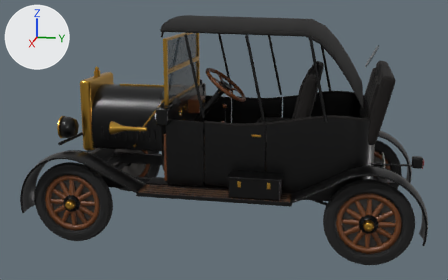
A saved change to the glTF model data/models/runabout_t/runabout_t.glb.
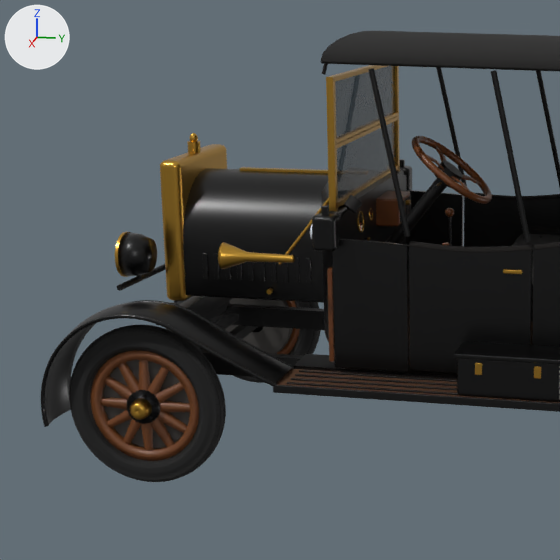
The first picture shows the older version from a 50 mm lens placed at (5.55, 1.05, 2.2), pointed at (0.05, -0.05, 0.82). The close-ups show the older and then the newer version on the part from 0% to 62% of the width and 0% to 100% of the height of that picture. Only the edits that show in the close-ups are written down. The axes (+X, +Y, +Z) are drawn at upper left. The lights are the same throughout. Where no turn or scale is listed for an object, it has been applied to the vertices. Vertices at exactly the same position are counted once.

The first close-up shows 'door_L', 'door_R', 'hood_L', 'hood_R', 'runabout_t', 'steering_wheel', 'top', 'wheel_FL', 'wheel_FR', 'windscreen_upper' and 2 more.
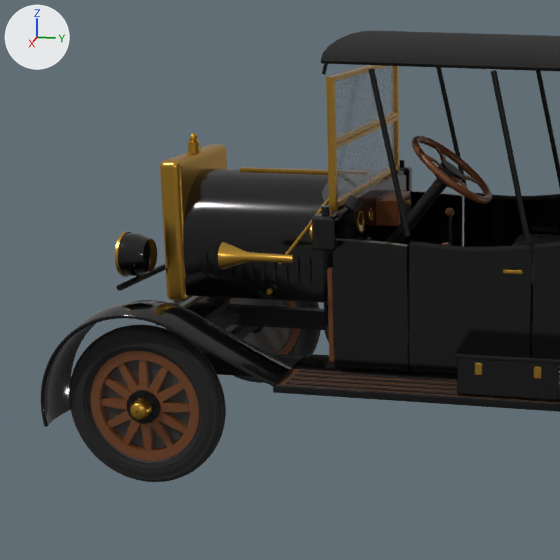
What differs and where, as boxes [x1, y1, x2, y2] in the close-ups (560 x 560 px; the box of a moved part takes in the faces that stretch with it):
'runabout_t', recoloured, surface changed: [44, 66, 560, 427] in both
'windscreen_upper', recoloured: [335, 66, 398, 141] in both
part 1 of me_wheel_fl, moved or reshaped: [69, 349, 202, 465] in both

The edits, one by one:
Material 'glass' (mat_glass) changes colour from dark blue #293338 to greyish blue #9eb3bd; in linear values from (0.022, 0.0331, 0.0397) to (0.342, 0.448, 0.507).
In material 'paint' (mat_paint), roughness goes from 0.32 to 0.12.
me_wheel_fl is used by ob_wheel_fl; location (0.71, -1.27, 0.36).
me_wheel_fl had 3424 vertices, 6776 faces and spanned x -0.07..0.102, y -0.36..0.36, z -0.36..0.36.
me_wheel_fl now has 3820 vertices, 7568 faces and spans x -0.07..0.102, y -0.36..0.36, z -0.36..0.36.
me_wheel_fl part 1: 60 vertices moved from x -0.045..0.1, y -0.073..0.073, z -0.073..0.073 to x -0.045..0.1, y -0.074..0.074, z -0.074..0.074; 2472 vertices removed from x -0.07..0.102, y -0.36..0.36, z -0.36..0.36; 2868 vertices added at x -0.07..0.102, y -0.359..0.359, z -0.359..0.359.
